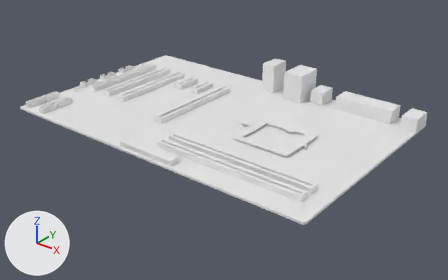
One commit to the FBX model Assets/Models/Motherboard.fbx: the scene before it, then after it.
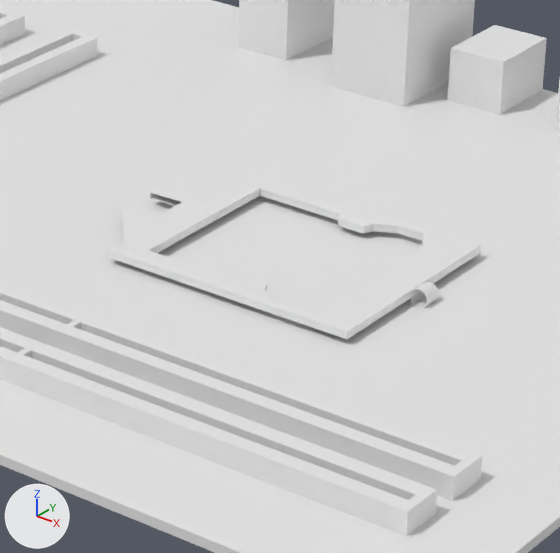
There are two pictures of each version: one whole from a 50 mm lens placed at (0.382, -0.929, 0.297), pointed at (-0.027, -0.418, -0.02), one close up on the part from 46% to 75% of the width and 28% to 74% of the height. Lighting does not change. The marker at lower left points along +X, +Y and +Z.

Names of what the first close-up shows: 'Motherboard', 'Motherboard.001'.
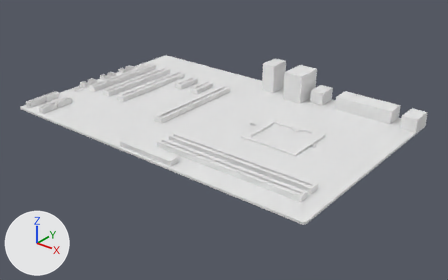
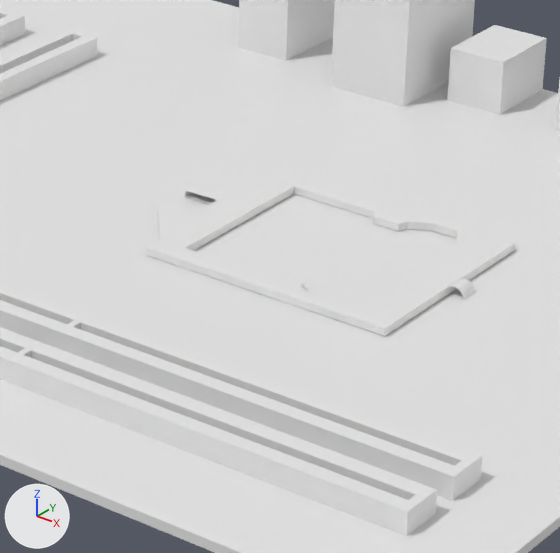
The newer file is also turned or shifted as a whole; pictures and numbers use the older file's frame.

Changed parts and their boxes [x1, y1, x2, y2] in the close-ups (560 x 553 px):
'Motherboard.001', moved
    before: [109, 174, 481, 339]
    after: [146, 172, 515, 336]

The change, as a list of edits to the scene's bpy script:
```text
Change ob_motherboard_001:
    ob_motherboard_001.location: (0.0411, -0.4196, 0.0065) -> (0.0456, -0.4104, 0.005)
```
